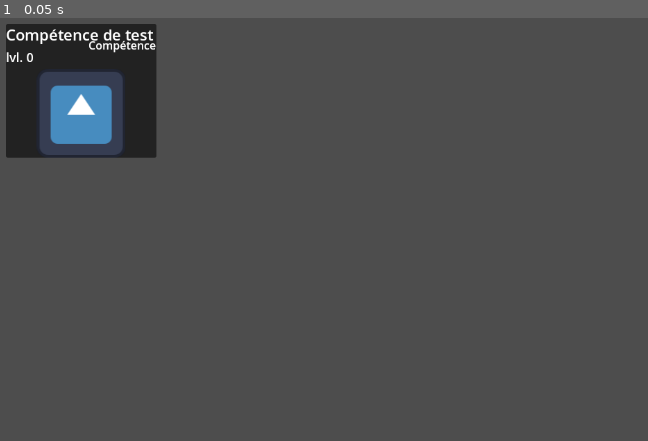
Above: before the commit, frame 1.
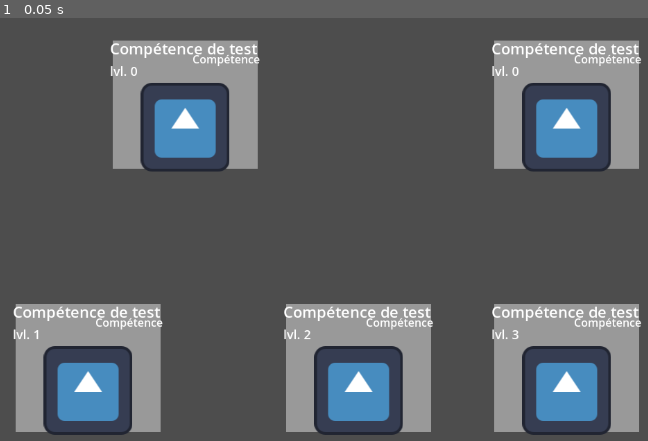
Above: after the commit, the same moment.

Repository: Bebel9445/audit_inc
Game: Godot game, scene res://Scenes/test.tscn
The game is run twice, just before and just after one commit, with the same random seed, the same clock (stepped at 60 frames per second) and the same inputs. This scene is started directly instead of the project's main scene. The engine's default icon, where the game draws it, is replaced by a stand-in: a white triangle on a blue panel in a dark square.
Inputs:
- Up to frame 1 (0.05 s): no input

The runs differ from the first frame. In frame 1, 33% of the frame differs, in the area x 0-99%, y 1-99%.

Commit message:
Fixation de tous les bugs de drag and drop, donc cartes de compétence fonctionnelle

Diff:
--- a/Scripts/cartesCompetence.gd
+++ b/Scripts/cartesCompetence.gd
@@ -2,7 +2,8 @@
 class_name ObjetCarteCompetence
 
 @export var nom_competence: String
-@export var _niveau: int = 1
+@export var _niveau: int = -1 # Au cas où à -1 pour éviter des erreurs (qui ne devraient pas arriver)
+var panel: Panel
 var labelNiveau: Label
 
 var is_dragging := false # Servira pour les drags and drops
@@ -33,7 +34,7 @@
 	surlignement_impossible.border_width_top = 4
 	surlignement_impossible.border_color = Color.GRAY
 
-	add_theme_stylebox_override("panel", style_defaut)
+	panel.add_theme_stylebox_override("panel", style_defaut)
 
 
 # ===========================
@@ -42,7 +43,7 @@
 
 func _get_drag_data(position):
 	is_dragging = true
-	add_theme_stylebox_override("panel", style_defaut)
+	panel.add_theme_stylebox_override("panel", style_defaut)
 
 	# donnée envoyée : un dictionnaire
 	var donnee = {
@@ -69,9 +70,9 @@
 
 	# Même compétence ? -> surlignage jaune
 	if donnee["competence"] == nom_competence && donnee["niveau"] == _niveau:
-		add_theme_stylebox_override("panel", surlignement_possible)
+		panel.add_theme_stylebox_override("panel", surlignement_possible)
 	else:
-		add_theme_stylebox_override("panel", surlignement_impossible)
+		panel.add_theme_stylebox_override("panel", surlignement_impossible)
 
 	return true
 
@@ -83,15 +84,15 @@
 		_fusionner(donnee["carte"])
 	else:
 		# pas la même carte → contour gris
-		add_theme_stylebox_override("panel", surlignement_impossible)
+		panel.add_theme_stylebox_override("panel", surlignement_impossible)
 
 	await get_tree().process_frame
-	add_theme_stylebox_override("panel", style_defaut)
+	panel.add_theme_stylebox_override("panel", style_defaut)
 
 
 func _drag_end(success):
 	is_dragging = false
-	add_theme_stylebox_override("panel", style_defaut)
+	panel.add_theme_stylebox_override("panel", style_defaut)
 
 
 # ===========================
@@ -99,8 +100,6 @@
 # ===========================
 
 func _fusionner(autre_carte):
-	print("Fusion de la carte ", nom_competence)
-
 	_niveau += 1
 	labelNiveau.text = "lvl. " + str(_niveau)
 
@@ -113,7 +112,7 @@
 # ===========================
 
  # Pour créer une carte sur l'écran
-func _init(nom: String, niveau: int, image: Texture2D):
+func _init(nom: String, niveau: int, image: Texture2D, position_x: int, position_y: int):
 	name = nom
 	size_flags_horizontal = Control.SIZE_SHRINK_CENTER
 	size_flags_vertical = Control.SIZE_SHRINK_CENTER
@@ -121,8 +120,10 @@
 	add_theme_constant_override("margin_top", 10)
 	add_theme_constant_override("margin_right", 10)
 	add_theme_constant_override("margin_bottom", 10)
+	position.x = position_x
+	position.y = position_y
 
-	var panel := Panel.new()
+	panel = Panel.new()
 	panel.size_flags_horizontal = Control.SIZE_EXPAND_FILL
 	panel.size_flags_vertical = Control.SIZE_EXPAND_FILL
 	add_child(panel)
@@ -151,7 +152,8 @@
 	vbox_gauche.add_child(labelNom)
 
 	labelNiveau = Label.new()
-	labelNiveau.text = "lvl. " + str(niveau)
+	_niveau = niveau
+	labelNiveau.text = "lvl. " + str(_niveau)
 	labelNiveau.size_flags_horizontal = Control.SIZE_EXPAND_FILL
 	labelNiveau.horizontal_alignment = HORIZONTAL_ALIGNMENT_LEFT
 	labelNiveau.add_theme_font_size_override("font_size", 18)
--- a/Scripts/testScene.gd
+++ b/Scripts/testScene.gd
@@ -9,7 +9,15 @@
 	#var info = CarteDeCombat.new(carte, 3, 10, 10)
 	#print(info.getNiveau())
 
-	var carteCompetence = ObjetCarteCompetence.new("test", 0, img)
+	var carteCompetence = ObjetCarteCompetence.new("test", 0, img, 150, 20)
 	add_child(carteCompetence)
-	var autreCarteCompetence = ObjetCarteCompetence.new("test", 0, img)
+	var info1 = CarteDeCompetence.new(carteCompetence, 0, "test")
+	print(info1.getNiveau())
+	var autreCarteCompetence = ObjetCarteCompetence.new("test", 0, img, 700, 20)
 	add_child(autreCarteCompetence)
+	var CarteCompetenceNiv2 = ObjetCarteCompetence.new("test", 2, img, 400, 400)
+	add_child(CarteCompetenceNiv2)
+	var CarteCompetenceNiv1 = ObjetCarteCompetence.new("test", 1, img, 10, 400)
+	add_child(CarteCompetenceNiv1)
+	var CarteCompetenceNiv3 = ObjetCarteCompetence.new("test", 3, img, 700, 400)
+	add_child(CarteCompetenceNiv3)
